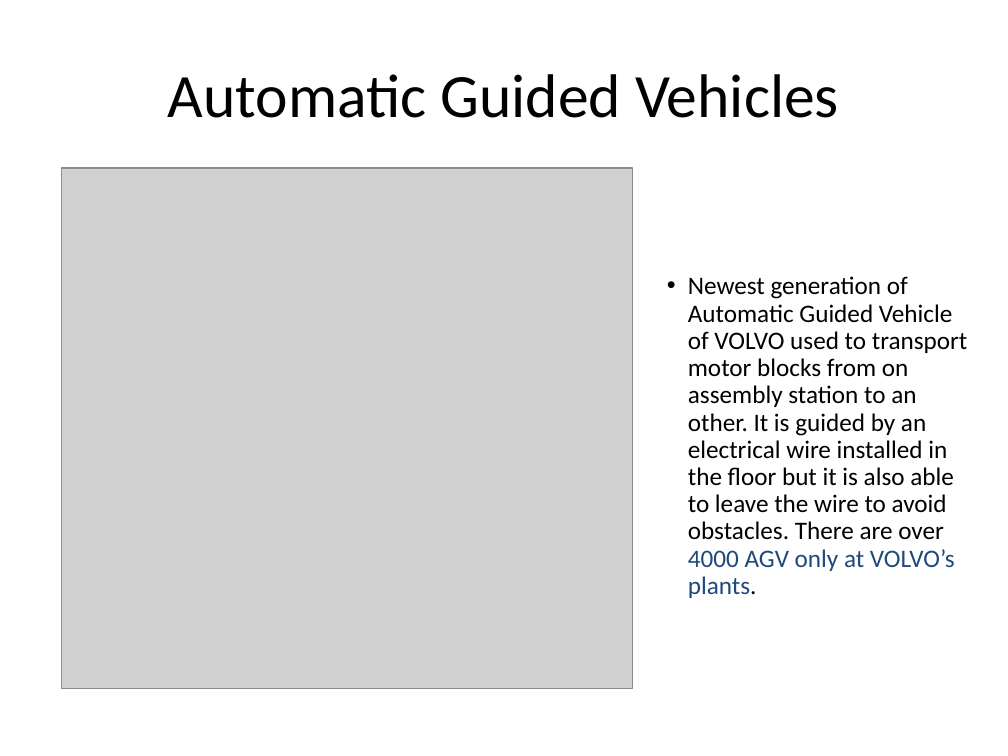
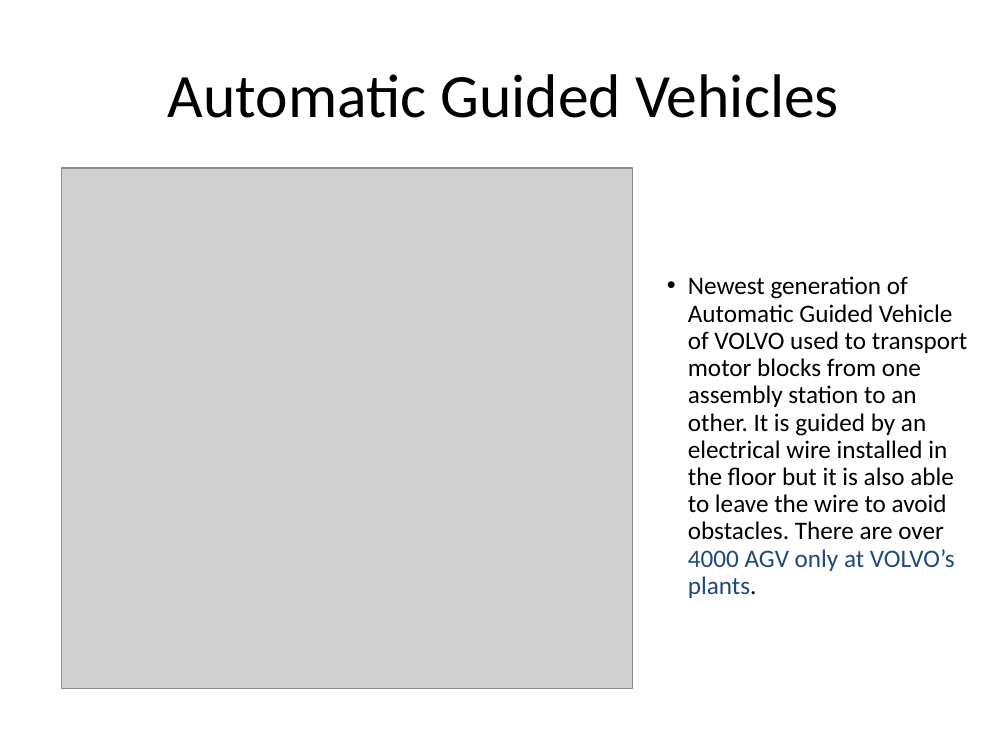
Before and after one commit to amitrokh/CMSC498F, a slide deck: slide 14 of lectures/week_1/Intro.pptx. Drawn at 1008x756 pixels with LibreOffice and Linux fonts; fonts in the diff are those of the drawing; grey boxes stand for pictures. Boxes give left, top, right and bottom in pixels: in the first picture for what was removed or moved away, otherwise in the second. Text is boxed around its words. In the diff, an @@ line names an element or a change of style, - is before the commit and + after.

```diff
--- a/lectures/week_1/Intro.pptx
+++ b/lectures/week_1/Intro.pptx
@@ text at [688,276,967,598]: text changed @@
-• Newest generation of Automatic Guided Vehicle of VOLVO used to transport motor blocks from on assembly station to an other. It is guided by an electrical wire installed in the floor but it is also able to leave the wire to avoid obstacles. There are over 4000 AGV only at VOLVO’s plants.
+• Newest generation of Automatic Guided Vehicle of VOLVO used to transport motor blocks from one assembly station to an other. It is guided by an electrical wire installed in the floor but it is also able to leave the wire to avoid obstacles. There are over 4000 AGV only at VOLVO’s plants.
```
Also in this commit, not shown: 12 other slides changed.
